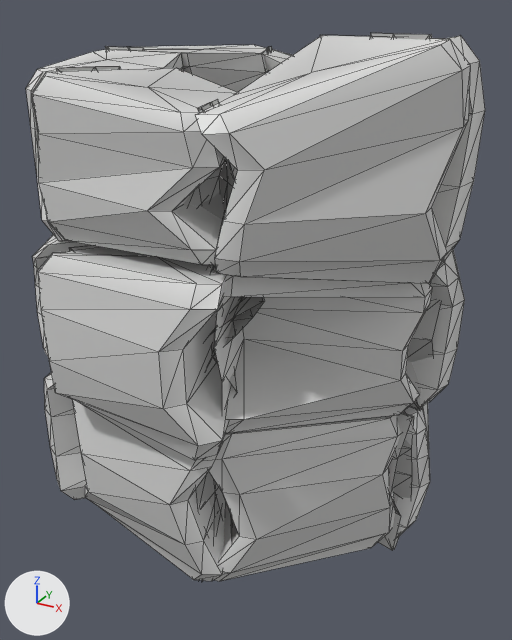
An edit to the glTF model public/assets/models/magic_basalt2.glb, drawn before and after from the same camera.
Before and after are seen from a 50 mm lens placed at (0.745, -1.346, 1.088), pointed at (0.023, -0.034, 0.433). The lights are fixed; the arrows at lower left show +X, +Y and +Z. The older version comes first. Mesh edges are drawn as thin lines. Vertices at exactly the same position are counted once.

In view in the first picture: 'magic_basalt2'.
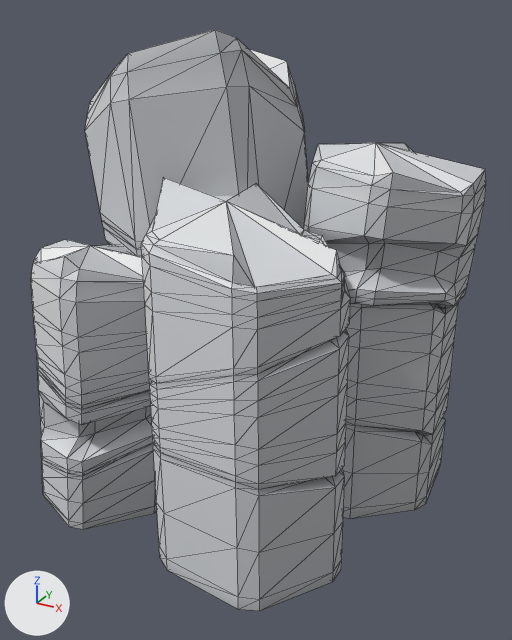
Pixel boxes [x1, y1, x2, y2] of what changed, in the pictures (512 x 640 px):
'magic_basalt2', reshaped (6% taller)
    before: [26, 33, 485, 581]
    after: [31, 30, 486, 611]
part 1 of me_magic_basalt2, rebuilt
    before: [44, 373, 87, 500]
    after: [31, 239, 157, 529]
part 2 of me_magic_basalt2, rebuilt
    before: [411, 249, 465, 407]
    after: [304, 143, 486, 309]
part 3 of me_magic_basalt2, rebuilt
    before: [396, 403, 430, 538]
    after: [343, 302, 459, 518]
part 4 of me_magic_basalt2, added
    after: [85, 30, 308, 257]
part 5 of me_magic_basalt2, added
    after: [141, 178, 351, 611]
part 6 of me_magic_basalt2, deleted (mostly hidden)
    before: [57, 33, 485, 581]
part 7 of me_magic_basalt2, deleted
    before: [26, 36, 471, 581]

The edits, one by one:
me_magic_basalt2 is used by ob_magic_basalt2; location (0.0, 0.0, 0.0).
me_magic_basalt2 had 1248 vertices, 2340 faces and spanned x -0.497..0.473, y -0.502..0.481, z -0.012..1.05.
me_magic_basalt2 now has 984 vertices, 2016 faces and spans x -0.455..0.461, y -0.435..0.343, z -0.01..1.051.
me_magic_basalt2 part 1: the loose piece of 38 vertices spanning x -0.493..-0.129, y -0.359..0.105, z -0.006..0.344 is rebuilt with 251 vertices and now spans x -0.455..-0.069, y -0.411..-0.012, z -0.01..0.641.
me_magic_basalt2 part 2: the loose piece of 38 vertices spanning x 0.136..0.471, y -0.053..0.349, z 0.321..0.691 is rebuilt with 110 vertices and now spans x 0.084..0.461, y -0.086..0.279, z 0.409..0.835.
me_magic_basalt2 part 3: the loose piece of 38 vertices spanning x 0.126..0.452, y -0.106..0.318, z -0.006..0.329 is rebuilt with 147 vertices and now spans x 0.052..0.433, y -0.08..0.303, z -0.01..0.543.
me_magic_basalt2 part 4: a new loose piece of 244 vertices spanning x -0.432..0.126, y -0.175..0.343, z -0.01..1.051, in mat_magic_basalt2.
me_magic_basalt2 part 5: a new loose piece of 232 vertices spanning x -0.128..0.34, y -0.435..-0.005, z -0.01..0.775, in mat_magic_basalt2.
me_magic_basalt2 part 6: 21 loose pieces with 582 vertices, spanning x -0.435..0.473, y -0.413..0.456, z -0.012..1.05, are deleted.
me_magic_basalt2 part 7: 552 vertices removed from x -0.497..0.467, y -0.502..0.481, z -0.012..1.043.
